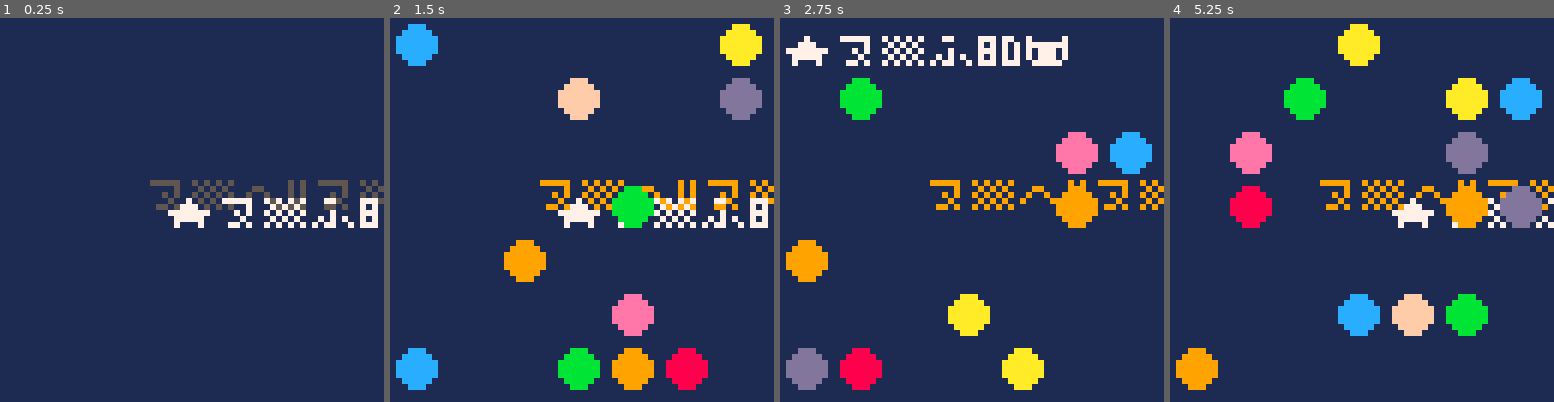
Above: before the commit, frames 1-4 (left to right).
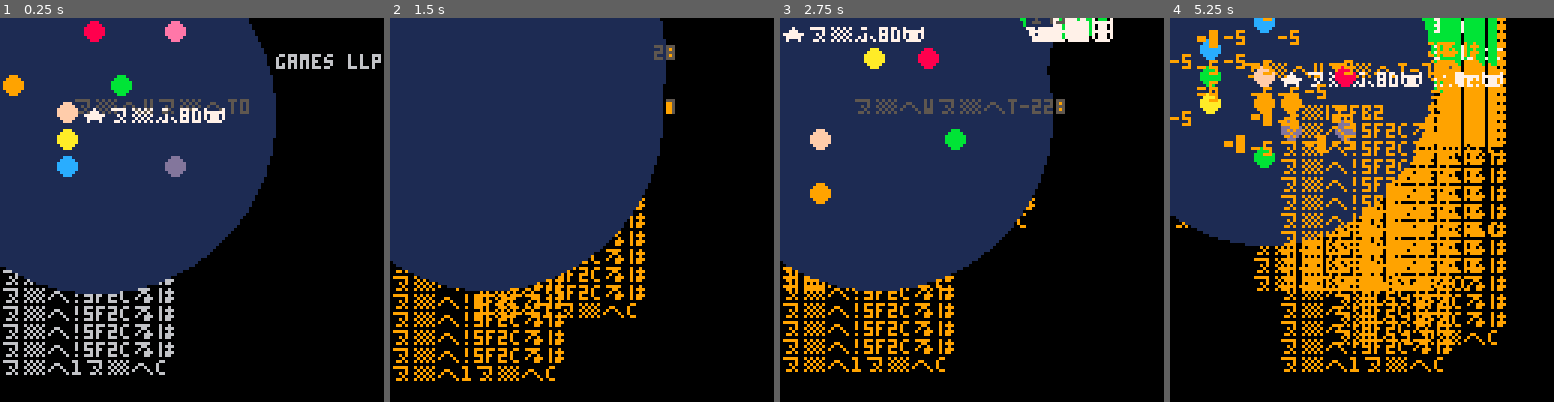
Above: after the commit, the same moments.

Repository: pancelor/bubble-cat
Game: PICO-8 cartridge min.p8
Two runs of this game, one before a commit and one after it. Both use one fixed random seed, a clock stepped at 60 frames per second and the inputs below.
Inputs:
- Up to frame 1 (0.25 s): no input
- Up to frame 2 (1.5 s): tap X (X key) at 0.33, 1.07 s; tap O (Z key) at 0.7 s
- Up to frame 3 (2.75 s): hold Right 1.6-2.1 s; tap O (Z key) at 1.7, 2.1, 2.5 s; tap X (X key) at 1.85 s; hold Up 2.15-2.42 s; hold Right from 2.47 s (still down)
- Up to frame 4 (5.25 s): tap O (Z key) every 0.4 s from 2.9 to 4.9 s; tap X (X key) at 2.97, 4.08, 5.2 s; release Right at 3.03 s; hold Left 3.08-3.58 s; hold Down 3.63-3.97 s; hold Right 4.02-4.68 s; hold Up 4.73-5.03 s; hold Left from 5.08 s (still down)

The runs differ from the first frame. In frame 1, 59% of the frame differs, in the area x 0-100%, y 0-100%; in frame 2, 59%; in frame 3, 62%; in frame 4, 74%.

Commit message:
better poke; 593 (but +1 for twitter expansion)

Diff:
--- a/min.lua
+++ b/min.lua
@@ -1,4 +1,4 @@
-poke(13-😐,3)fl={}sc=0sz=0rf=circfill::g::A,fc={}px=3py=3for j=0,12do
+fl={}sc=0sz=0rf=circfill::g::A,fc={}px=3py=3for j=0,12do?"⁶!5f2c³"
 add(A,rnd(49)\1)end
 while t()<60do
 b=btnp()q=b>16and"⁷fb2"d=sgn(sz-sc)ox=px?"⁶1⁶c"
